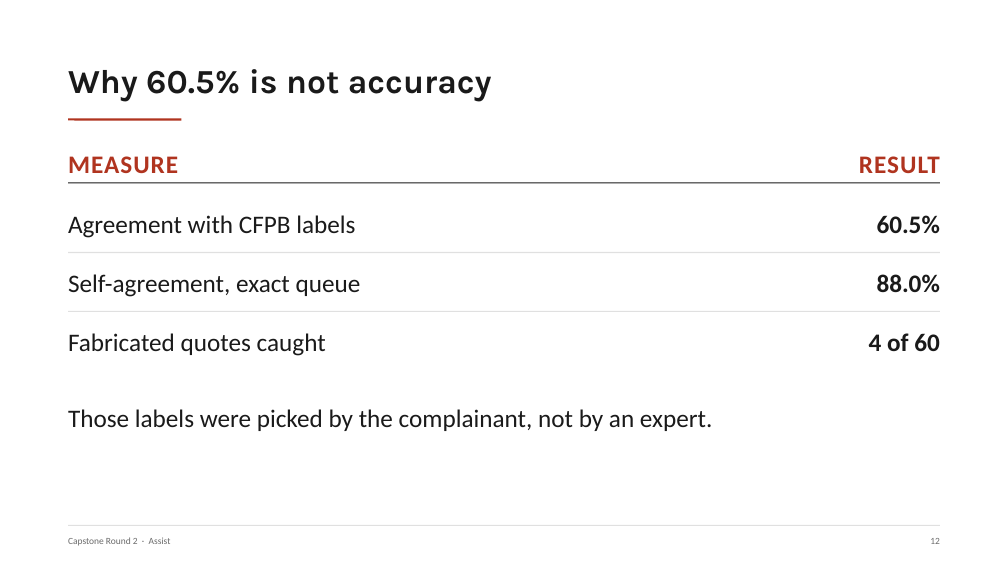
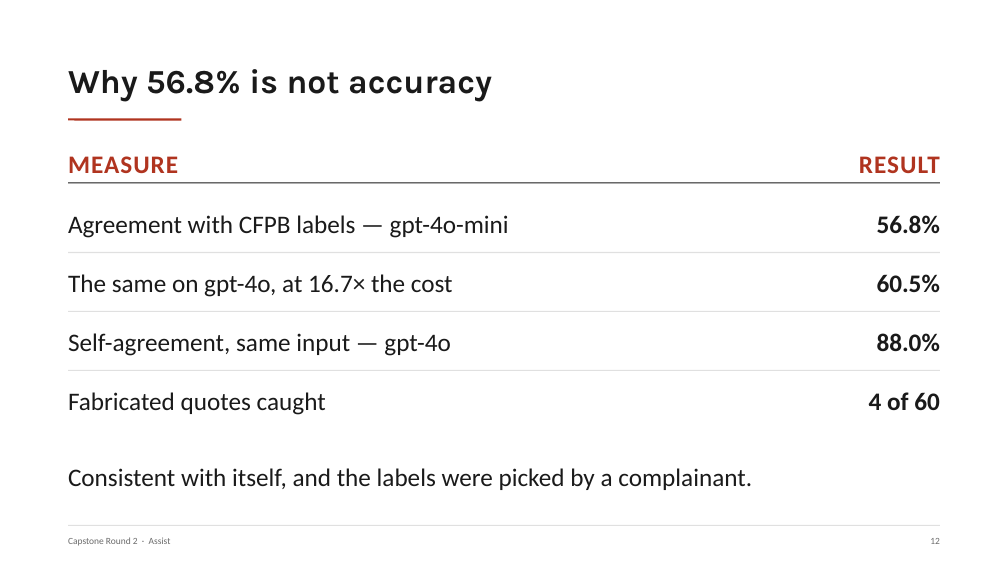
Before and after one commit to nyelugo/PROJECT-Capstone-AI-Consulting, a slide deck: slide 13 of presentation.pptx. Drawn at 1008x567 pixels with LibreOffice and Linux fonts; fonts in the diff are those of the drawing. Boxes give left, top, right and bottom in pixels: in the first picture for what was removed or moved away, otherwise in the second. Text is boxed around its words. In the diff, an @@ line names an element or a change of style, - is before the commit and + after.

```diff
--- a/presentation.pptx
+++ b/presentation.pptx
@@ text at bbox=[68, 69, 492, 102]: text changed @@
-Why 60.5% is not accuracy
+Why 56.8% is not accuracy
@@ text at bbox=[68, 215, 509, 238]: text changed @@
-Agreement with CFPB labels
+Agreement with CFPB labels — gpt-4o-mini
@@ text added at bbox=[877, 215, 940, 234], 24 pt, text #1A1A1A, bold @@
+56.8%
@@ text at bbox=[68, 274, 453, 297]: text changed @@
-Self-agreement, exact queue
+The same on gpt-4o, at 16.7× the cost
@@ text added at bbox=[68, 333, 450, 356], 24 pt, text #1A1A1A @@
+Self-agreement, same input — gpt-4o
@@ line added from (68, 371) to (940, 371), #E0E0E0 1 pt @@
@@ 4 texts: place and size @@
-4 texts at bbox=[68, 215, 940, 356]
+4 texts at bbox=[68, 274, 940, 415]
@@ text at bbox=[68, 468, 752, 490]: text changed @@
-Those labels were picked by the complainant, not by an expert.
+Consistent with itself, and the labels were picked by a complainant.
```
Also in this commit, not shown: 1 other slide changed, 11 other files.
